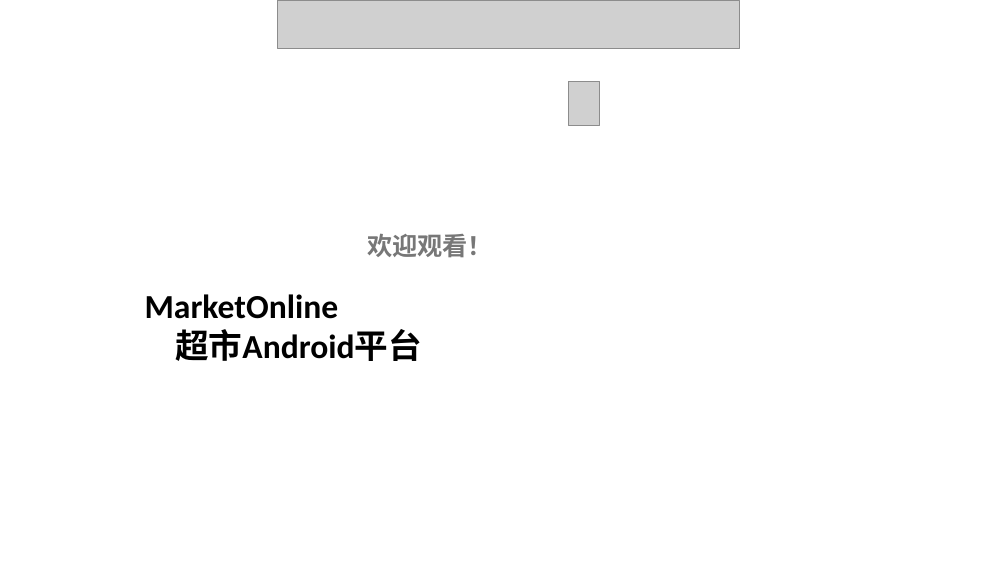
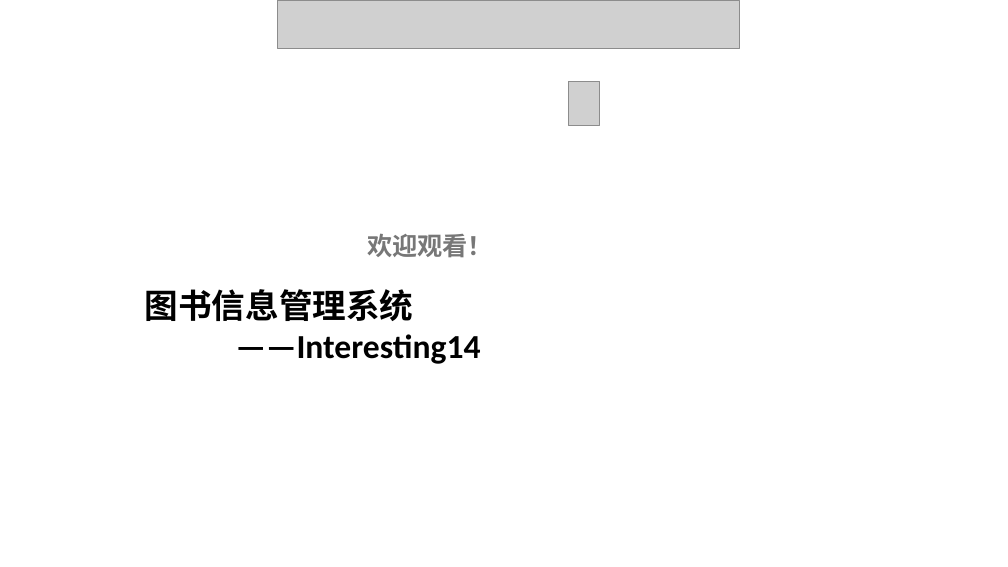
Before and after one commit to Interesting14/Library-management-system, a slide deck: slide 1 of 交付文档(上交到东软)/10.图书信息系统汇报答辩.pptx. Drawn at 1008x567 pixels with LibreOffice and Linux fonts; fonts in the diff are those of the drawing; grey boxes stand for pictures; background and template pictures are left out. Boxes give left, top, right and bottom in pixels: in the first picture for what was removed or moved away, otherwise in the second. Text is boxed around its words. In the diff, an @@ line names an element or a change of style, - is before the commit and + after.

```diff
--- a/交付文档(上交到东软)/10.图书信息系统汇报答辩.pptx
+++ b/交付文档(上交到东软)/10.图书信息系统汇报答辩.pptx
@@ text at bbox=[145, 289, 481, 364]: text changed @@
-MarketOnline
-超市Android平台
+图书信息管理系统
+——Interesting14
```
Also in this commit, not shown: 4 other slides changed, 12 slides added, 18 slides removed.
